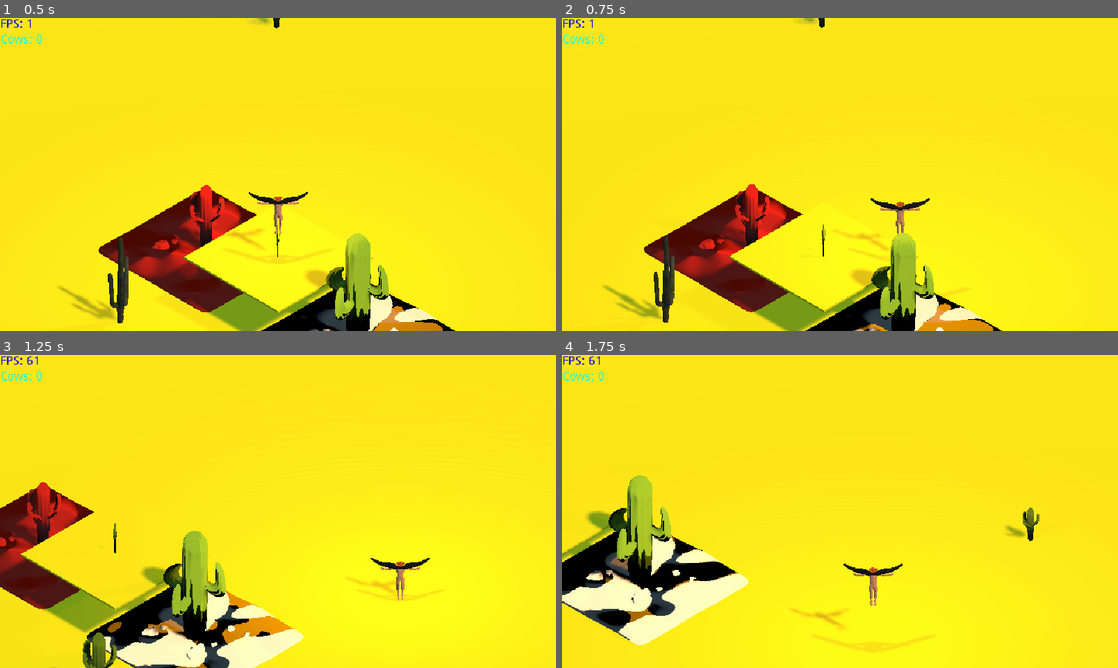
Above: before the commit, frames 1-4 (two rows, left to right).
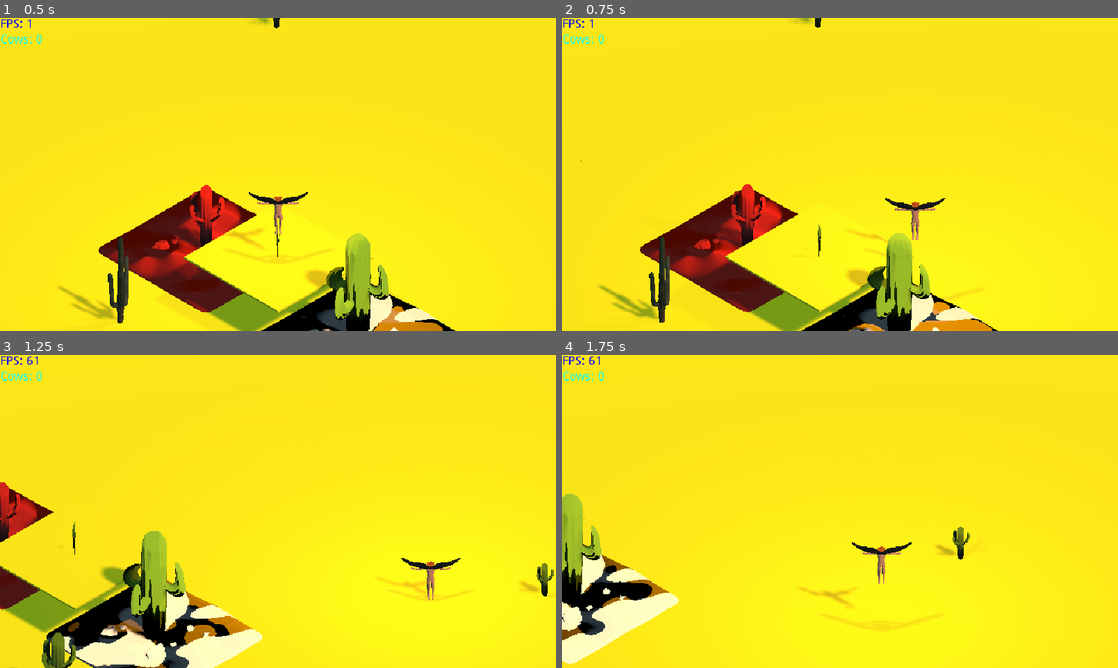
Above: after the commit, the same moments.

Repository: Wharfiggle/GRAZER
Game: Godot game, scene res://Levels/Level.tscn
Same seed, same stepped clock (60 frames per second), same inputs: the game is played once before the commit and once after it.
Inputs:
- Up to frame 1 (0.5 s): no input
- Up to frame 2 (0.75 s): hold Right (ui_right) from 0.53 s (still down); hold Shift (dodge, bound only after the commit) from 0.53 s (still down)
- Up to frame 3 (1.25 s): keep holding Right (ui_right); keep holding Shift (dodge, bound only after the commit); tap Space (jump) at 0.77 s
- Up to frame 4 (1.75 s): release Right (ui_right) at 1.28 s; release Shift (dodge, bound only after the commit) at 1.28 s; hold Down (ui_down) from 1.28 s (still down); tap O (cowParty) at 1.35 s; tap Space (jump) at 1.52 s; tap Shift (dodge, bound only after the commit) at 1.55 s

Frame 1 is identical in both runs. In frame 2, 5.7% of the frame differs, in the area x 3-90%, y 0-100%; in frame 3, 15%, in the area x 0-100%, y 40-100%; in frame 4, 12%.

Commit message:
Cow Pushing Optimization

Diff:
--- a/Grazer/Scripts/Ball.gd
+++ b/Grazer/Scripts/Ball.gd
@@ -14,6 +14,7 @@
 
 const GRAVITY = 30
 const SPEED = 10
+const DODGESPEED = 15
 const JUMP = 15
 var cow = preload("res://Prefabs/Cow.tscn")
 export (NodePath) var cowCounter = "/root/Level/Cow Counter"
@@ -62,39 +63,21 @@
 
 	if(Input.is_action_just_pressed("debug1")):
 		var instance = cow.instance()
-		instance.transform.origin = findHerdCenter()
-		instance.add_to_group("Herd")
+		instance.transform.origin = Vector3(0, 10, 0)
+		instance.add_to_group("herd")
 		get_parent().add_child(instance)
 		get_node(cowCounter).cows += 1
 
 	if(Input.is_action_just_pressed("debug2")):
 		follow = !follow
+		var herd = get_tree().get_nodes_in_group("herd")
+		for i in herd:
+			i.follow = follow
 
-	if(Input.is_action_just_pressed("dodge") and Input.is_action_pressed("ui_left")):
-		toAdd.x += -3
-		toAdd.z += 3
-
-	if(Input.is_action_just_pressed("dodge") and Input.is_action_pressed("ui_right")):
-		toAdd.x += 3
-		toAdd.z += -3
-
-	if(Input.is_action_just_pressed("dodge") and Input.is_action_pressed("ui_up")):
-		toAdd.x += -3
-		toAdd.z += -3
-
-	if(Input.is_action_just_pressed("dodge") and Input.is_action_pressed("ui_down")):
-		toAdd.x += 3
-		toAdd.z += 3
-
-	Dodge.x = toAdd.x
-	Dodge.z = toAdd.z
-
-
-
-
-
-
-
+	if(Input.is_action_pressed("dodge")):
+		Dodge = toAdd.normalized() * DODGESPEED
+	else:
+		Dodge = Vector3(0, 0, 0)
 
 func _physics_process(delta):
 	velocity.y -= GRAVITY * delta
@@ -104,7 +87,7 @@
 	elif(is_on_floor()):
 		velocity.y = -0.1
 
-	move_and_slide(velocity+Dodge, Vector3.UP)
+	move_and_slide(velocity + Dodge, Vector3.UP)
 
 	if Input.is_action_just_pressed("shoot"):
 			var b = Bullet.instance()
--- a/Grazer/Scripts/Cow.gd
+++ b/Grazer/Scripts/Cow.gd
@@ -7,8 +7,8 @@
 export (float) var accDampRandOffset = 20.0
 export (float) var lookSpeed = 3.0
 export (float) var followDistance = 5.0
-export (float) var pushStrength = 1.0
-export (float) var pushDistanceThreshold = 1.0
+export (float) var pushStrength = 2.0
+export (float) var pushDistanceThreshold = 1.5
 var target
 var velocity = Vector3(0, 0, 0)
 var speed = 0.0
@@ -59,23 +59,21 @@
 
 	var herd = get_tree().get_nodes_in_group("herd")
 	var avgDirVec = Vector2(0, 0)
-	var avgDist = 0
+	var avgDist = 0.0
 	var cowNum = 0
 	for i in herd:
 		var cowDirVec = Vector2(translation.x - i.translation.x, translation.z - i.translation.z)
-		print("cowDirVec: " + str(cowDirVec))
-		var dist = -min(pushDistanceThreshold, sqrt(pow(cowDirVec.x, 2) + pow(cowDirVec.y, 2)))
-		dist += pushDistanceThreshold
-		avgDist += dist
-		if(dist > 0):
+		var dist = sqrt(pow(cowDirVec.x, 2) + pow(cowDirVec.y, 2))
+		if(dist < pushDistanceThreshold):
+			dist = -min(pushDistanceThreshold, dist) + pushDistanceThreshold
+			dist = pow(dist, 2)
+			avgDist += dist
 			cowNum += 1
-		print("dist: " + str(dist))
-		avgDirVec += cowDirVec
-	avgDirVec = avgDirVec.normalized()
+			avgDirVec += cowDirVec
 	if(cowNum != 0):
+		avgDirVec = avgDirVec.normalized()
 		avgDist /= cowNum
 	pushVel = avgDirVec * avgDist * pushStrength
-	print("pushVel: " + str(pushVel))
 
 	velocity.y -= 30 * delta
 	if(is_on_floor()):
--- a/Grazer/project.godot
+++ b/Grazer/project.godot
@@ -33,7 +33,6 @@
 
 window/size/width=1280
 window/size/height=720
-window/vsync/use_vsync=false
 window/stretch/mode="viewport"
 window/stretch/aspect="keep"
 window/stretch/shrink=2.0
@@ -69,6 +68,11 @@
 "events": [ Object(InputEventKey,"resource_local_to_scene":false,"resource_name":"","device":0,"alt":false,"shift":false,"control":false,"meta":false,"command":false,"pressed":false,"scancode":57,"physical_scancode":0,"unicode":0,"echo":false,"script":null)
  ]
 }
+dodge={
+"deadzone": 0.5,
+"events": [ Object(InputEventKey,"resource_local_to_scene":false,"resource_name":"","device":0,"alt":false,"shift":false,"control":false,"meta":false,"command":false,"pressed":false,"scancode":16777237,"physical_scancode":0,"unicode":0,"echo":false,"script":null)
+ ]
+}
 
 [mono]
 
